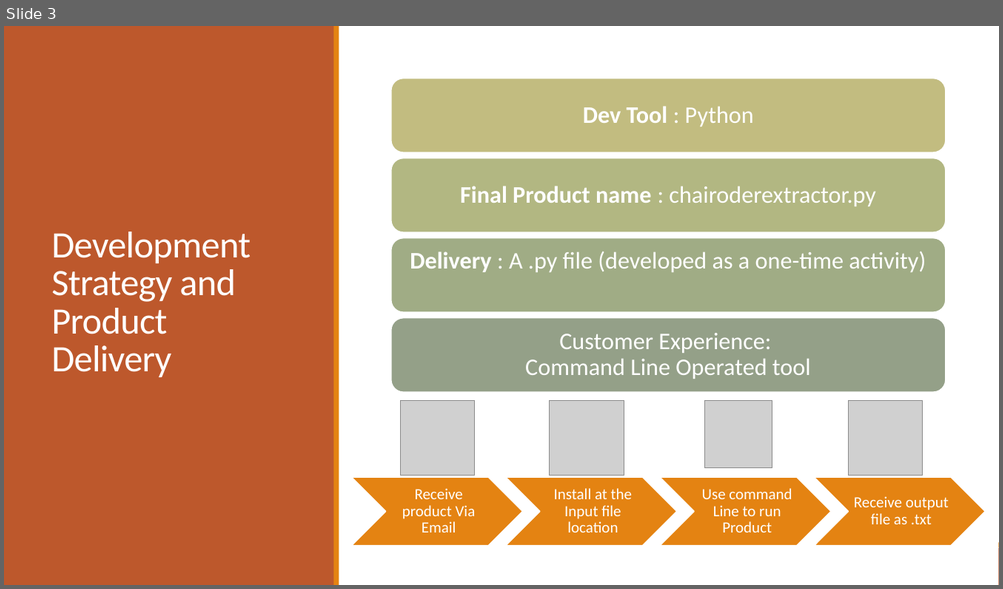
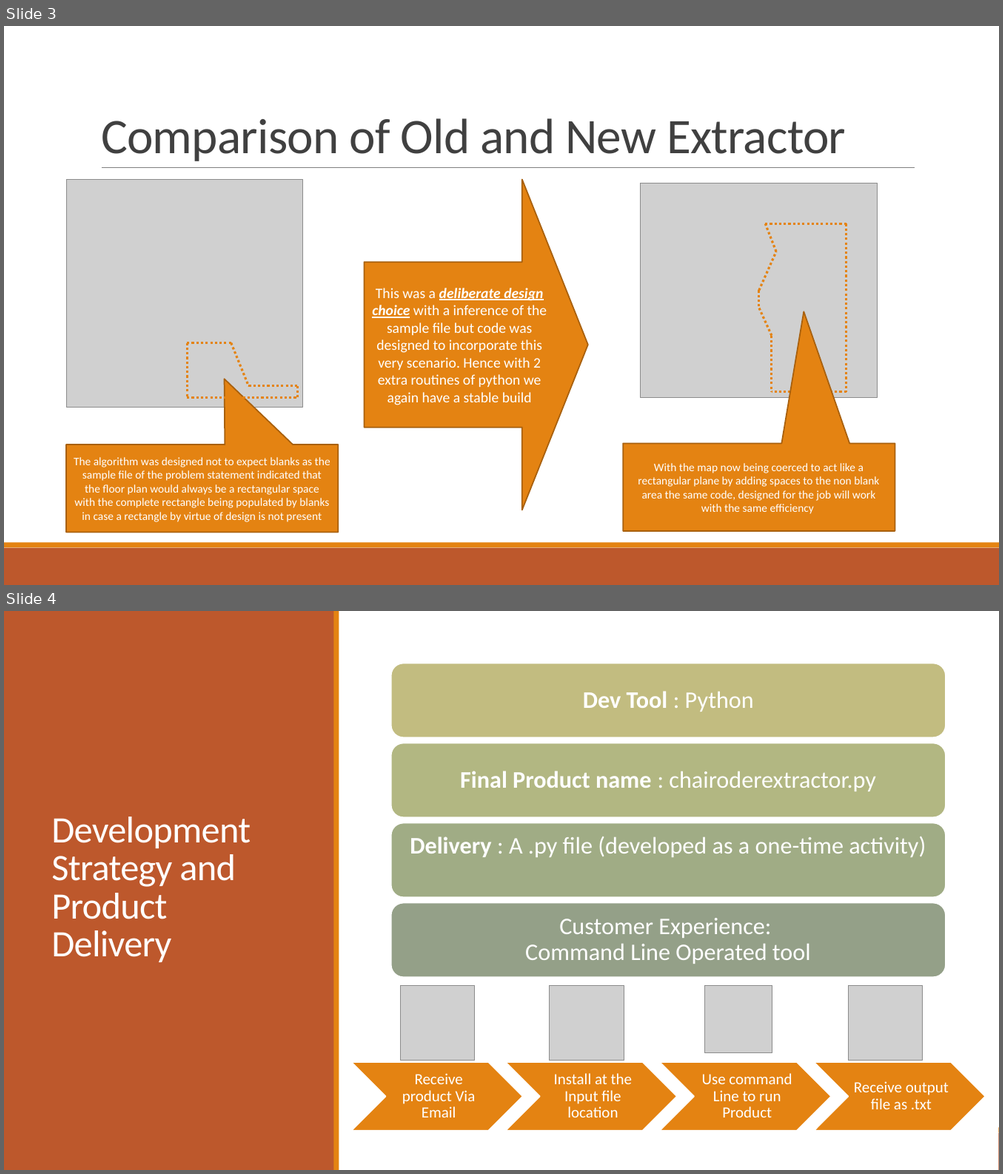
Before and after one commit to naveshkumar/bfs, a slide deck: solutionNaveshKumarDataScientist.pptx. Shown one above the other, each under a label of ours: slide 3 before the commit, slides 3 and 4 after it. The pictures are 1003x589 and 1003x1174 pixels, drawn with LibreOffice and Linux fonts; fonts in the diff are those of the drawing; grey boxes stand for pictures. Boxes give left, top, right and bottom in pixels: in the first picture for what was removed or moved away, otherwise in the second. Text is boxed around its words. In the diff, an @@ line names an element or a change of style, - is before the commit and + after.

```diff
--- a/solutionNaveshKumarDataScientist.pptx
+++ b/solutionNaveshKumarDataScientist.pptx
@@ slide 3 added at [4, 26, 999, 585], background #FFFFFF; not listed: 2 template elements that a slide beside it also shows @@
@@ title added at [101, 118, 845, 161], 48 pt, text #404040 @@
+Comparison of Old and New Extractor
@@ picture added at [66, 180, 302, 408] @@
@@ line added from (102, 168) to (915, 168), #808080 0.5 pt @@
@@ right arrow added at [364, 180, 588, 510], fill #E48312, outline #A9610D 1.25 pt, 14 pt, text #FFFFFF @@
+This was a deliberate design choice with a inference of the sample file but code was designed to incorporate this very scenario. Hence with 2 extra routines of python we again have a stable build
@@ picture added at [640, 184, 878, 397] @@
@@ line added from (777, 252) to (765, 224), #E48312 2.25 pt dashed @@
@@ line added from (846, 224) to (765, 224), #E48312 2.25 pt dashed @@
@@ line added from (846, 224) to (846, 392), #E48312 2.25 pt dashed @@
@@ line added from (759, 291) to (777, 252), #E48312 2.25 pt dashed @@
@@ line added from (759, 291) to (759, 308), #E48312 2.25 pt dashed @@
@@ line added from (771, 335) to (759, 308), #E48312 2.25 pt dashed @@
@@ line added from (771, 335) to (771, 392), #E48312 2.25 pt dashed @@
@@ line added from (187, 343) to (187, 397), #E48312 2.25 pt dashed @@
@@ line added from (187, 343) to (231, 343), #E48312 2.25 pt dashed @@
@@ line added from (231, 343) to (249, 386), #E48312 2.25 pt dashed @@
@@ line added from (187, 397) to (297, 397), #E48312 2.25 pt dashed @@
@@ line added from (249, 386) to (297, 386), #E48312 2.25 pt dashed @@
@@ line added from (297, 386) to (297, 397), #E48312 2.25 pt dashed @@
@@ line added from (846, 392) to (771, 392), #E48312 2.25 pt dashed @@
@@ speech box added at [66, 446, 338, 534], fill #E48312, outline #A9610D 1.25 pt, 11 pt, text #FFFFFF @@
+The algorithm was designed not to expect blanks as the sample file of the problem statement indicated that the floor plan would always be a rectangular space with the complete rectangle being populated by blanks in case a rectangle by virtue of design is not present
@@ speech box added at [623, 444, 895, 532], fill #E48312, outline #A9610D 1.25 pt, 11 pt, text #FFFFFF @@
+With the map now being coerced to act like a rectangular plane by adding spaces to the non blank area the same code, designed for the job will work with the same efficiency
@@ what was slide 3 is now slide 4 @@
```
Also in this commit, not shown: 3 slides changed, 1 other file.
